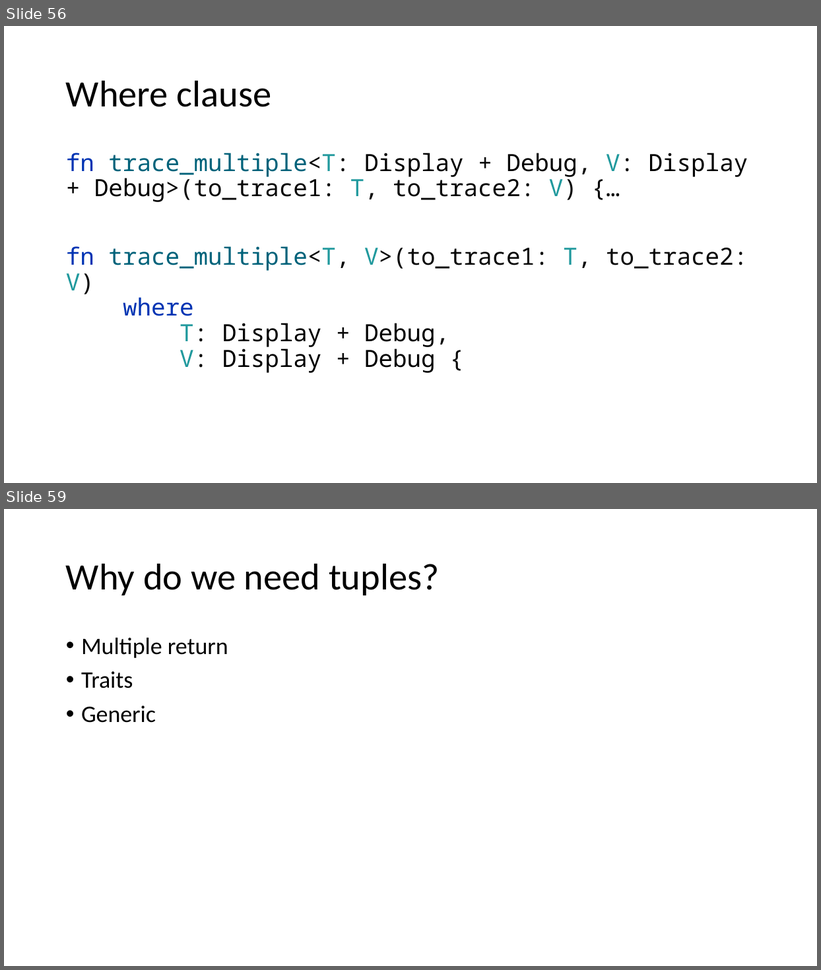
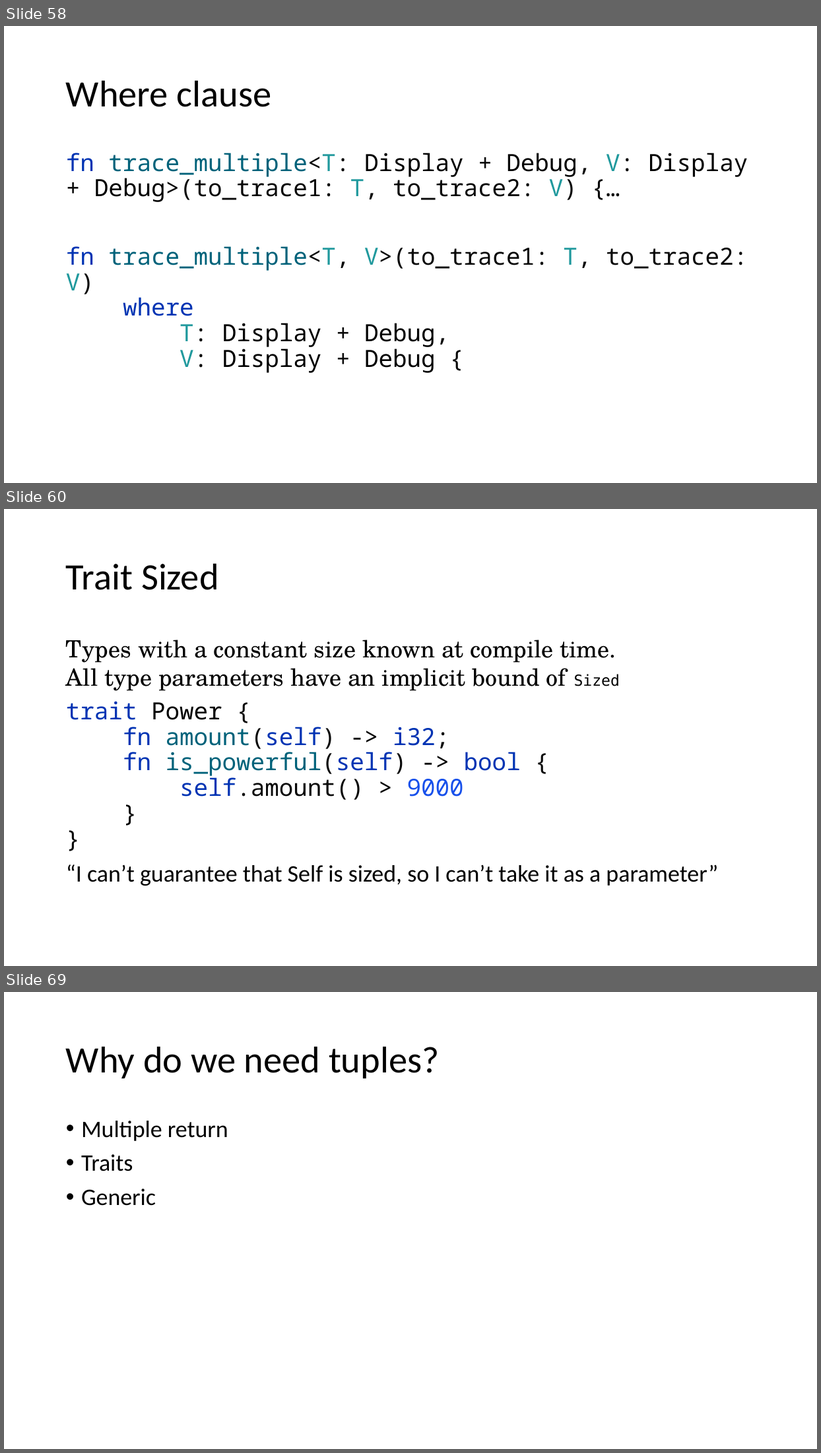
Before and after one commit to kugushev/course-rust-basics, a slide deck: pres/02-BuildingBlocks.pptx. Shown one above the other, each under a label of ours: slides 56 and 59 before the commit, slides 58, 60 and 69 after it; the slides between them are not shown. The pictures are 821x970 and 821x1453 pixels, drawn with LibreOffice and Linux fonts; fonts in the diff are those of the drawing. Boxes give left, top, right and bottom in pixels: in the first picture for what was removed or moved away, otherwise in the second. Text is boxed around its words. In the diff, an @@ line names an element or a change of style, - is before the commit and + after.

```diff
--- a/pres/02-BuildingBlocks.pptx
+++ b/pres/02-BuildingBlocks.pptx
@@ slide 60 added at <box>4,509,817,966</box>, background #FFFFFF @@
@@ title added at <box>66,563,219,590</box>, 44 pt, text #000000 @@
+Trait Sized
@@ text added at <box>66,640,718,886</box>, 28 pt, text #000000 @@
+Types with a constant size known at compile time.
+All type parameters have an implicit bound of Sized
+trait Power {
+fn amount(self) -> i32;
+fn is_powerful(self) -> bool {
+self.amount() > 9000
+}
+}
+“I can’t guarantee that Self is sized, so I can’t take it as a parameter”
@@ what was slide 56 is now slide 58 @@
@@ what was slide 59 is now slide 69 @@
```
Also in this commit, not shown: 9 slides changed, 11 other slides added, 3 slides removed, 2 other files.
